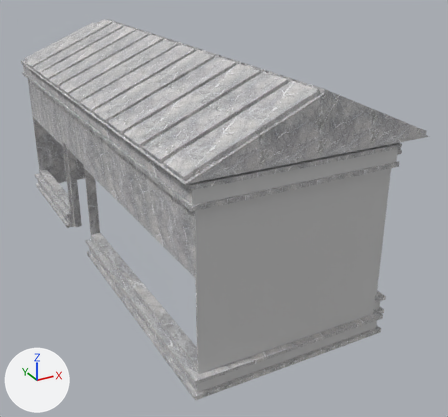
One commit to the FBX model Assets/Levels/ArtSupply/ArtSupply.FBX: the scene before it, then after it.
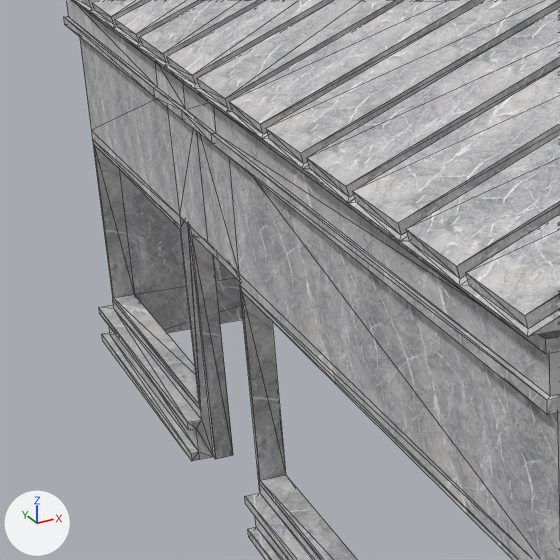
Old and new are each drawn whole from a 50 mm camera at (-0.178, -0.399, 0.142) aimed at (0.023, -0.033, -0.041) and again close up on the part from 0% to 44% of the width and 16% to 63% of the height. Every picture has the same lights, and +X, +Y and +Z are marked at lower left. The close-ups show mesh edges as thin lines. Where no turn or scale is listed for an object, it has been applied to the vertices. Vertices at the same position are counted once.
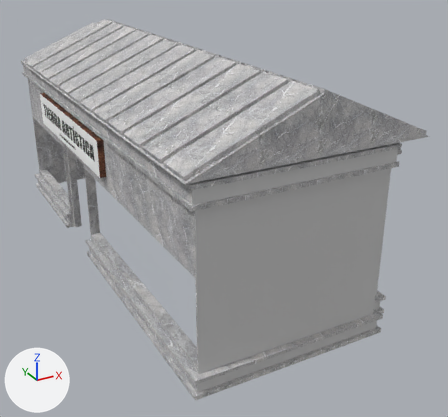
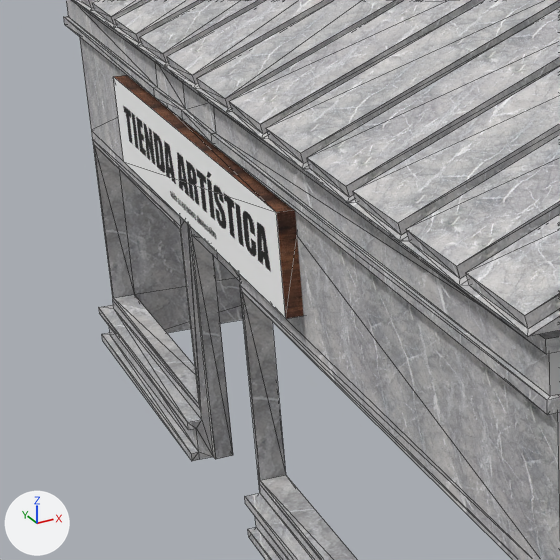
Pixel boxes (x1, y1, x2, y2) of what changed, in the close-ups (560 x 560 px):
part 1 of me_mesh, added: after (113, 75, 304, 319)

Patch to the scene script:
```diff
--- a/Assets/Levels/ArtSupply/ArtSupply.FBX.py
+++ b/Assets/Levels/ArtSupply/ArtSupply.FBX.py
@@ img_artsupplysign_png @@
+img_artsupplysign_png = load_image('ArtSupplySign.png', 'ArtSupplySign.png', 1024, 256, 'sRGB')
@@ mat_material__62 @@
+mat_material__62 = principled_material('Material #62')
+mat_material__62.texture = img_artsupplysign_png
+mat_material__62.roughness = 0.859
@@ mat_material__63 @@
+mat_material__63 = principled_material('Material #63')
+mat_material__63.texture = img_wood_png
+mat_material__63.roughness = 0.859
@@ me_mesh @@
 # used by ob_object100; location = (0.0, 0.0, 0.0)
-me_mesh.from_pydata(...)  # 588 vertices, 1145 faces; spans x -0.072..0.073, y -0.171..0.171, z -0.076..0.076
+me_mesh.from_pydata(...)  # 596 vertices, 1157 faces; spans x -0.072..0.073, y -0.171..0.171, z -0.076..0.076
+# me_mesh part 1
+# 8 vertices are added at x -0.07..-0.064, y -0.038..0.106, z 0.001..0.026
+# 8 new faces join them, mat_material__63 (picture img_wood_png)
+# 4 new faces join them, mat_material__62 (picture img_artsupplysign_png)
 me_mesh.materials.append(mat_material__452)
@@ me_mesh @@
 me_mesh.materials.append(mat_material__42)
+me_mesh.materials.append(mat_material__62)  # picture img_artsupplysign_png
+me_mesh.materials.append(mat_material__63)  # picture img_wood_png
```
